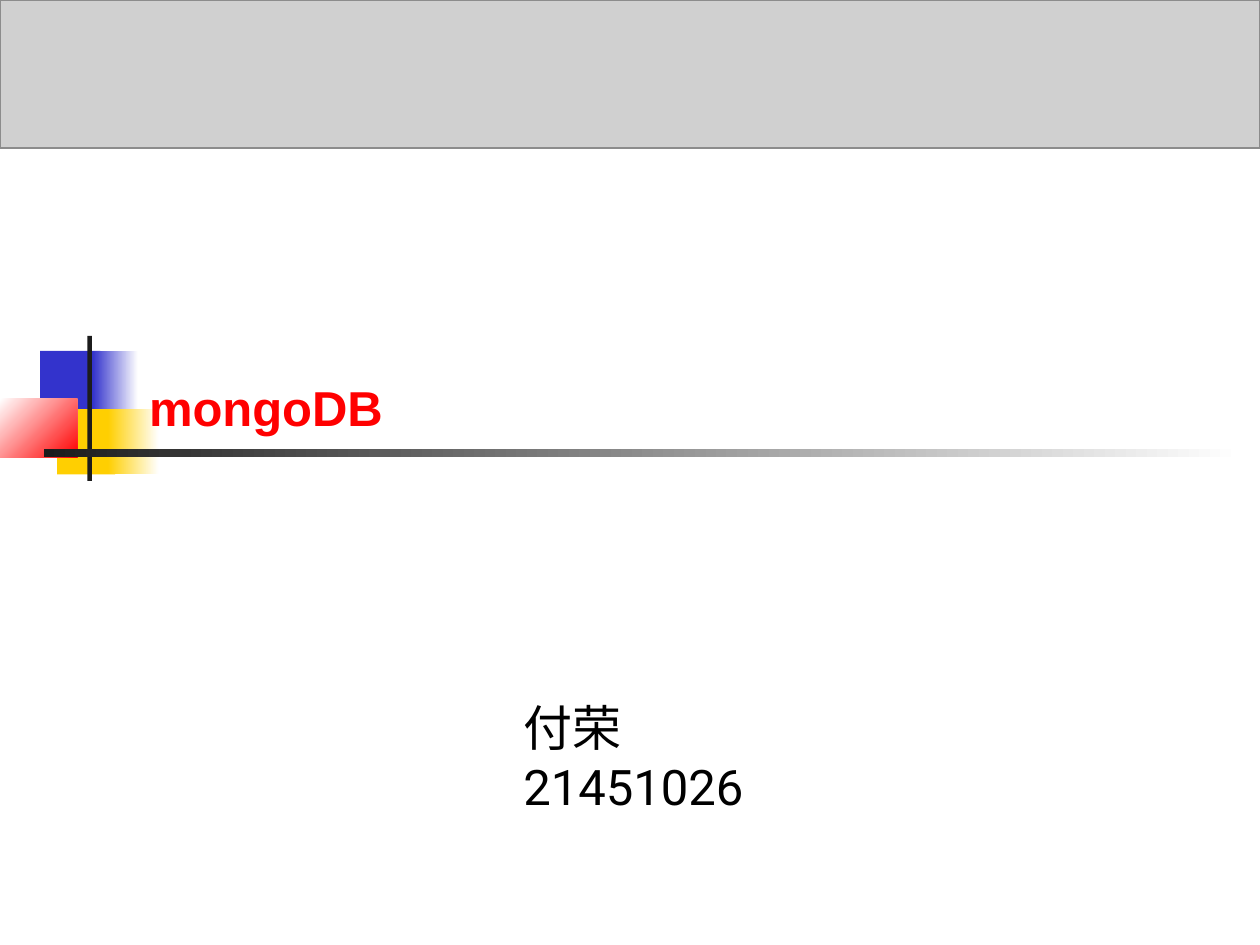
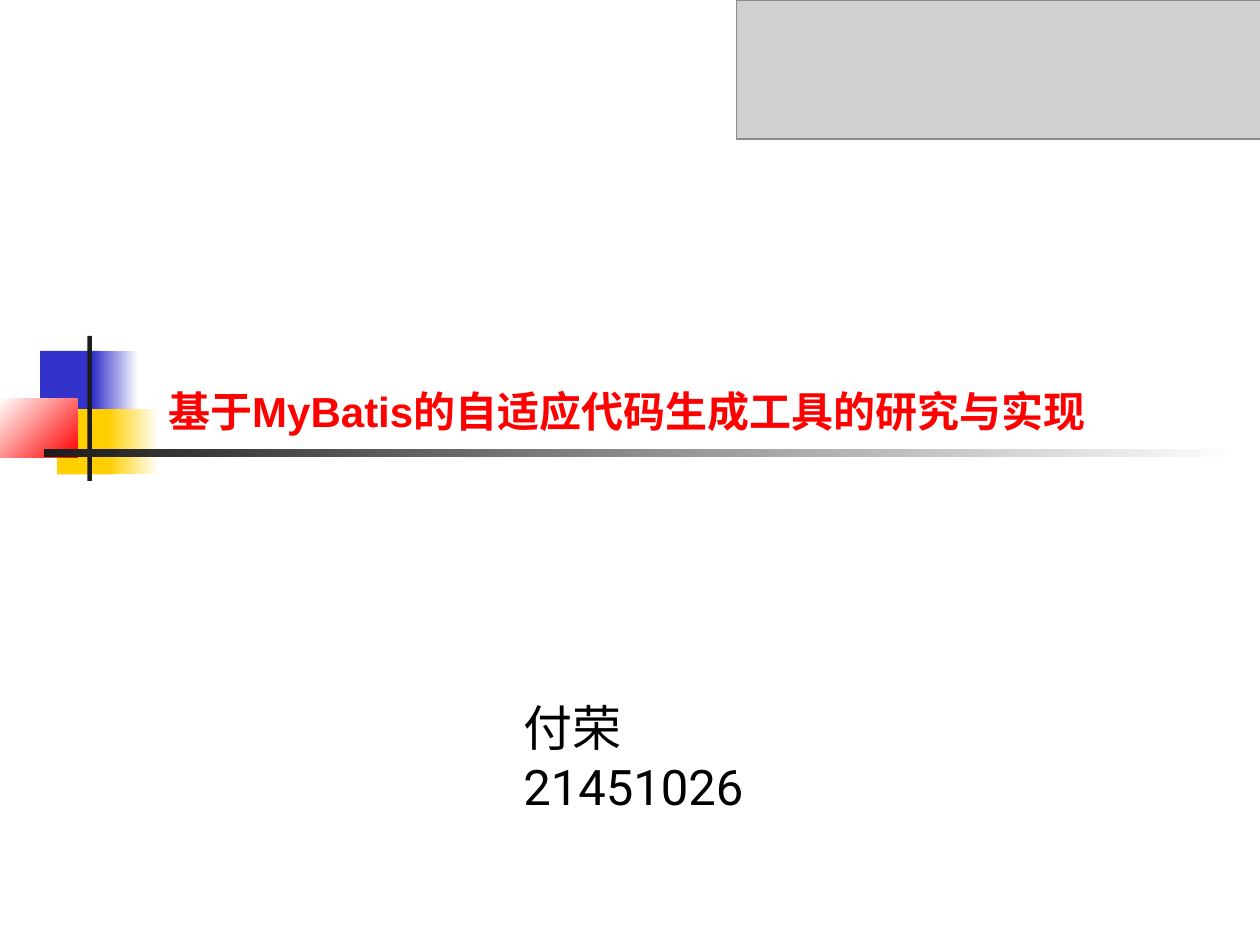
Before and after one commit to connLAN/zjuResource, a slide deck: slide 1 of 毕业论文/开题报告论证会-材料/开题论证会-付荣.ppt. Drawn at 1260x945 pixels with LibreOffice and Linux fonts; fonts in the diff are those of the drawing; grey boxes stand for pictures. Boxes give left, top, right and bottom in pixels: in the first picture for what was removed or moved away, otherwise in the second. Text is boxed around its words. In the diff, an @@ line names an element or a change of style, - is before the commit and + after.

Commit message:
ppt

```diff
--- a/毕业论文/开题报告论证会-材料/开题论证会-付荣.ppt
+++ b/毕业论文/开题报告论证会-材料/开题论证会-付荣.ppt
@@ picture: place and size @@
-picture at bbox=[0, 0, 1260, 149]
+picture at bbox=[736, 0, 1260, 139]
@@ title at bbox=[168, 391, 1085, 436]: text changed; size 28 to 24 pt @@
-mongoDB
+基于MyBatis的自适应代码生成工具的研究与实现
```
Also in this commit, not shown: 9 slides added, 1 slide removed.
